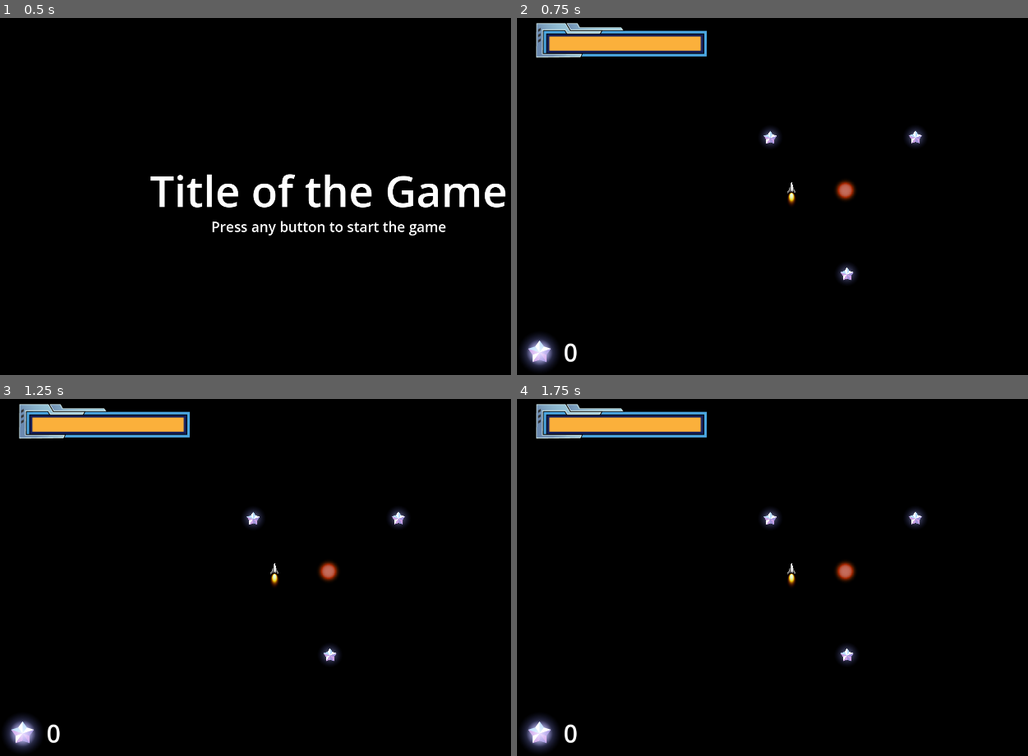
Above: before the commit, frames 1-4 (two rows, left to right).
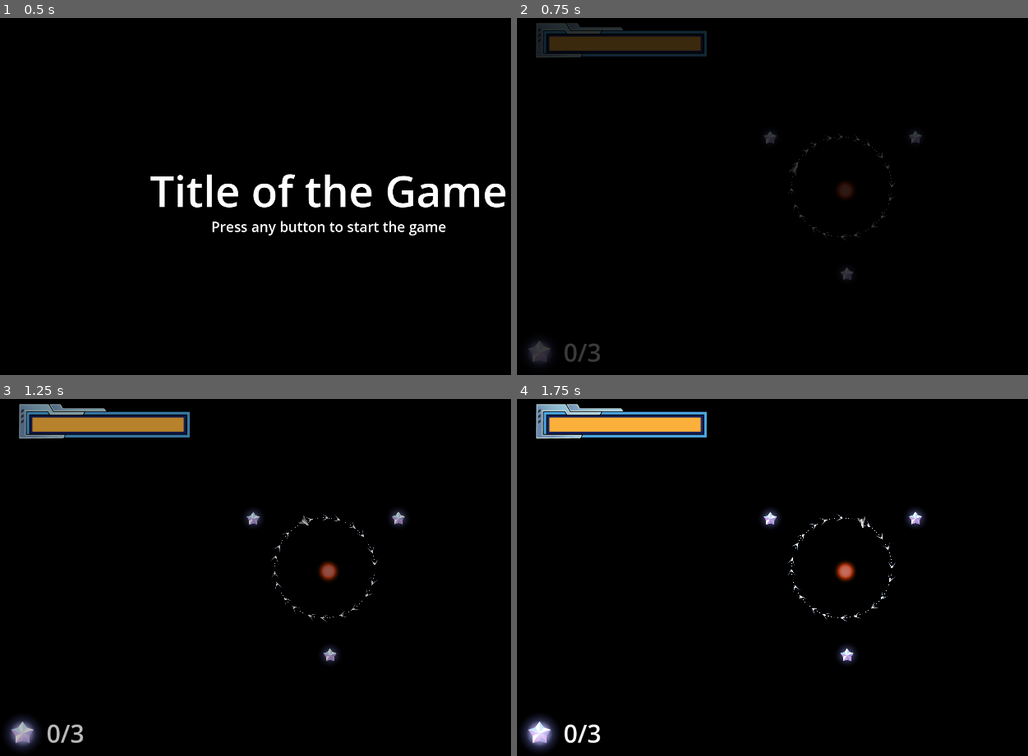
Above: after the commit, the same moments.

Repository: revanj/AstronautAndOrbit
Game: Godot game, scene res://Scenes/TitleScene.tscn
Same seed, same stepped clock (60 frames per second), same inputs: the game is played once before the commit and once after it. The engine's default icon, where the game draws it, is replaced by a stand-in: a white triangle on a blue panel in a dark square.
Inputs (mouse positions are in pixels of both pictures, inside the frame that each line leads up to):
- Up to frame 1 (0.5 s): no input
- Up to frame 2 (0.75 s): tap Enter at 0.5 s; move the mouse to (992, 171) at 0.52 s; hold D (thruster_right_turn) from 0.53 s (still down); click (992, 171) at 0.6 s
- Up to frame 3 (1.25 s): keep holding D (thruster_right_turn); click (475, 552) at 0.77 s; click (475, 552) at 1.07 s
- Up to frame 4 (1.75 s): release D (thruster_right_turn) at 1.25 s; drag from (716, 588) to (844, 570) at 1.27 s

Frame 1 is identical in both runs. In frame 2, 4.1% of the frame differs, in the area x 1-80%, y 1-99%; in frame 3, 3.0%; in frame 4, 0.3%.
Error before the commit: Parse Error: Class "UI" hides a global script class. (res://Scripts/UI.gd:2)

Commit message:
remove files

Diff:
--- a/CrystalCollect.tscn
+++ /dev/null
@@ -1,22 +0,0 @@
-[gd_scene load_steps=2 format=3 uid="uid://cpsqvdopnkhmy"]
-
-[ext_resource type="Texture2D" uid="uid://b0v12hvi7arcb" path="res://Art/EnergyStar.png" id="1_jgrr0"]
-
-[node name="CrystalCollect" type="HBoxContainer"]
-anchors_preset = 2
-anchor_top = 1.0
-anchor_bottom = 1.0
-offset_top = -132.0
-offset_right = 486.0
-grow_vertical = 0
-
-[node name="TextureRect" type="TextureRect" parent="."]
-custom_minimum_size = Vector2(30, 30)
-layout_mode = 2
-texture = ExtResource("1_jgrr0")
-expand_mode = 2
-
-[node name="Label" type="Label" parent="."]
-layout_mode = 2
-theme_override_font_sizes/font_size = 72
-text = "0"
--- a/DeathArea.gd
+++ /dev/null
@@ -1,10 +0,0 @@
-extends Area2D
-
-signal player_dead_by_out_of_bounds
-
-
-
-
-func _on_body_entered(body):
-	if body.is_in_group("spaceship"):
-		emit_signal("player_dead_by_out_of_bounds")
--- a/EndingScene.tscn
+++ /dev/null
@@ -1,25 +0,0 @@
-[gd_scene format=3 uid="uid://fxcd32lgl1eu"]
-
-[node name="Control" type="Control"]
-layout_mode = 3
-anchors_preset = 15
-anchor_right = 1.0
-anchor_bottom = 1.0
-grow_horizontal = 2
-grow_vertical = 2
-
-[node name="Label" type="Label" parent="."]
-layout_mode = 1
-anchors_preset = 8
-anchor_left = 0.5
-anchor_top = 0.5
-anchor_right = 0.5
-anchor_bottom = 0.5
-offset_left = -426.0
-offset_top = -112.0
-offset_right = 426.0
-offset_bottom = 112.0
-grow_horizontal = 2
-grow_vertical = 2
-theme_override_font_sizes/font_size = 161
-text = "Thank you!"
--- a/EnergyCrystal.gd
+++ /dev/null
@@ -1,16 +0,0 @@
-extends Area2D
-class_name EnergyCrystal
-
-signal crystal_collected
-
-@onready var sprite = $EnergyStarSprite
-
-func _on_body_entered(body:Node2D):
-	if body.is_in_group("spaceship"):
-		emit_signal("crystal_collected")
-		var tween = create_tween()
-		tween.set_parallel(true)
-		tween.tween_property(sprite, "modulate", Color.TRANSPARENT, 1)
-		tween.tween_property(sprite, "scale", Vector2(3,3), 1)
-		tween.set_parallel(false)
-		tween.tween_callback(self.queue_free)
--- a/EnergyStar.tscn
+++ /dev/null
@@ -1,26 +0,0 @@
-[gd_scene load_steps=5 format=3 uid="uid://co8brsgf1hgks"]
-
-[ext_resource type="Script" path="res://EnergyCrystal.gd" id="1_8l351"]
-[ext_resource type="Texture2D" uid="uid://dq7wwpq7xgpaq" path="res://Art/EnergyStar2.png" id="2_6kxlj"]
-[ext_resource type="Texture2D" uid="uid://c67pm3xjdfq50" path="res://Art/EnergyStarGlow.png" id="2_42wld"]
-
-[sub_resource type="CircleShape2D" id="CircleShape2D_tdw1y"]
-radius = 132.921
-
-[node name="EnergyCrystal" type="Area2D"]
-position = Vector2(-64, -182)
-scale = Vector2(0.159592, 0.159592)
-script = ExtResource("1_8l351")
-
-[node name="EnergyStarSprite2" type="Sprite2D" parent="."]
-modulate = Color(1, 1, 1, 0.658824)
-texture = ExtResource("2_42wld")
-
-[node name="EnergyStarSprite" type="Sprite2D" parent="."]
-texture = ExtResource("2_6kxlj")
-
-[node name="CollisionShape2D" type="CollisionShape2D" parent="."]
-visible = false
-shape = SubResource("CircleShape2D_tdw1y")
-
-[connection signal="body_entered" from="." to="." method="_on_body_entered"]
--- a/GameManager.gd
+++ /dev/null
@@ -1,36 +0,0 @@
-extends Node
-
-var levels = [
-	"res://TestLevels/TestOrbitalCorrection.tscn",
-	"res://TestLevels/TestThrusterStarShift.tscn",
-	"res://TestLevels/TestSimpleSlingshot.tscn",
-	"res://TestLevels/TestMultipleSlingshot.tscn",
-	"res://TestLevels/TestZigZag.tscn",
-	"res://TestLevels/TestWormHole.tscn",
-	"res://TestLevels/TestPulsars.tscn",
-	"res://TestLevels/TestWormHoleRedirection.tscn",
-	"res://TestLevels/TestBlackholeSlingshot.tscn"
-]
-
-var ending_level = "res://EndingScene.tscn"
-var title_scene = "res://TitleScene.tscn"
-
-var current_level: int = 0
-
-func find_current_level():
-	var scene_path = get_tree().current_scene.scene_file_path
-	if scene_path != "":
-		print("scene path", scene_path)
-		current_level = levels.find(scene_path, 0)
-		print("found current level", current_level)
-
-func load_next_level():
-	current_level += 1
-	if current_level < len(levels):
-		print("loading level", levels[current_level])
-		get_tree().change_scene_to_file(levels[current_level])
-	else:
-		get_tree().change_scene_to_file(ending_level)
-
-func start_game():
-	get_tree().change_scene_to_file(levels[0])
--- a/InputHandler.gd
+++ /dev/null
@@ -1,66 +0,0 @@
-extends Node2D
-#class_name InputHandler
-#
-#enum InputState {
-#	Normal,
-#	GetBigJump,
-#	TruePause
-#}
-#
-#var input_state = InputState.Normal
-#
-#
-#var brake_speed = 10
-#var turn_factor = 0.05
-#
-#@export var spaceship: Spaceship
-#@export var camera: Camera2D
-#
-#var cache_spaceship_velocity: Vector2
-#var drag_start_position: Vector2
-#
-#var max_jump_speed = 500
-#
-#func _physics_process(delta):
-#	match input_state:
-#		InputState.Normal:
-#			spaceship.hide_big_jump_display()
-#			if Input.is_action_just_pressed("big_jump"):
-#				cache_spaceship_velocity = spaceship.velocity
-#				drag_start_position = get_global_mouse_position()
-#				spaceship.process_mode = Node.PROCESS_MODE_DISABLED
-#				input_state = InputState.GetBigJump
-#			if Input.is_action_pressed("thruster_forward"):
-#				spaceship.add_thruster()
-#			else:
-#				spaceship.disable_flame()
-#			if Input.is_action_pressed("thruster_brake"):
-#				spaceship.velocity *= 0.95
-#			if Input.is_action_pressed("thruster_left_turn"):
-#				spaceship.turn_heading(-turn_factor)
-#			if Input.is_action_pressed("thruster_right_turn"):
-#				spaceship.turn_heading(turn_factor)
-#		InputState.GetBigJump:
-#			var mouse_velocity = (drag_start_position - get_global_mouse_position()) * 0.1
-#			spaceship.set_big_jump_display(
-#				mouse_velocity.length()/max_jump_speed, mouse_velocity.normalized())
-#
-#			if Input.is_action_just_pressed("cancel_big_jump"):
-#				spaceship.process_mode = Node.PROCESS_MODE_INHERIT
-#				spaceship.load_velocity(cache_spaceship_velocity)
-#				input_state = InputState.Normal
-#
-#			if Input.is_action_just_released("big_jump"):
-#				if mouse_velocity.length() > 10:
-#					spaceship.load_velocity(mouse_velocity)
-#					spaceship.show_big_jump_flame()
-#				spaceship.process_mode = Node.PROCESS_MODE_INHERIT
-#				input_state = InputState.Normal
-#			spaceship.velocity = mouse_velocity
-#
-#func _unhandled_input(event):
-#	if event is InputEventMouseButton && event.is_pressed():
-#		if event.button_index == MOUSE_BUTTON_WHEEL_UP:
-#			camera.zoom /= 1.1
-#		if event.button_index == MOUSE_BUTTON_WHEEL_DOWN:
-#			camera.zoom *= 1.1
--- a/Level.gd
+++ /dev/null
@@ -1,31 +0,0 @@
-extends Node2D
-class_name Level
-# This is the node that collects dependencies
-# lower level nodes will query this node for scattered dependencies
-
-@onready var crystals = $Crystals.get_children()
-@onready var ui:UI = $UI
-@onready var stars = get_tree().get_nodes_in_group("stars")
-@onready var spaceship:Spaceship = $Spaceship
-@onready var death_area = $DeathArea
-@onready var death_beams = get_tree().get_nodes_in_group("death_beam")
-
-func _ready():
-	# GameManager.find_current_level()
-
-	spaceship.fuel_changed.connect(ui._on_spaceship_fuel_changed)
-	spaceship.emit_signal("fuel_changed", spaceship.fuel_meter)
-
-	ui.total_crystals = len(crystals)
-	ui.update_crystal_label()
-	for c in crystals:
-		c = c as EnergyCrystal
-		c.crystal_collected.connect(ui._on_crystal_collected)
-
-	for s in stars:
-		s.player_dead_by_star.connect(ui._on_player_dead_by_star)
-
-	death_area.player_dead_by_out_of_bounds.connect(ui._on_player_dead_by_out_of_bounds)
-
-	for b in death_beams:
-		b.player_dead_by_star.connect(ui._on_player_dead_by_star)
--- a/LevelBase.tscn
+++ /dev/null
@@ -1,58 +0,0 @@
-[gd_scene load_steps=9 format=3 uid="uid://w6gs4ljwad72"]
-
-[ext_resource type="Script" path="res://Level.gd" id="1_6lo08"]
-[ext_resource type="PackedScene" uid="uid://d2docaei0vhfr" path="res://UI/UI.tscn" id="3_btes0"]
-[ext_resource type="Script" path="res://DeathArea.gd" id="4_uwhqr"]
-[ext_resource type="PackedScene" uid="uid://bb832x8inl183" path="res://Spaceship/Spaceship.tscn" id="5_jrsr5"]
-
-[sub_resource type="WorldBoundaryShape2D" id="WorldBoundaryShape2D_5tcth"]
-
-[sub_resource type="WorldBoundaryShape2D" id="WorldBoundaryShape2D_bpk0m"]
-normal = Vector2(1, 0)
-
-[sub_resource type="WorldBoundaryShape2D" id="WorldBoundaryShape2D_2ujbd"]
-normal = Vector2(-1, 0)
-
-[sub_resource type="WorldBoundaryShape2D" id="WorldBoundaryShape2D_7db1e"]
-normal = Vector2(0, 1)
-
-[node name="LevelBase" type="Node2D"]
-texture_filter = 1
-script = ExtResource("1_6lo08")
-
-[node name="Spaceship" parent="." instance=ExtResource("5_jrsr5")]
-process_mode = 0
-position = Vector2(-292, -4)
-
-[node name="Stars" type="Node2D" parent="."]
-
-[node name="Crystals" type="Node2D" parent="."]
-
-[node name="UI" parent="." instance=ExtResource("3_btes0")]
-
-[node name="Camera2D" type="Camera2D" parent="."]
-
-[node name="DeathArea" type="Area2D" parent="." groups=["death_area"]]
-script = ExtResource("4_uwhqr")
-
-[node name="CollisionShape2D" type="CollisionShape2D" parent="DeathArea"]
-position = Vector2(1, 643)
-shape = SubResource("WorldBoundaryShape2D_5tcth")
-debug_color = Color(0, 0.6, 0.701961, 0)
-
-[node name="CollisionShape2D2" type="CollisionShape2D" parent="DeathArea"]
-position = Vector2(-1150, -6)
-shape = SubResource("WorldBoundaryShape2D_bpk0m")
-debug_color = Color(0, 0.6, 0.701961, 0)
-
-[node name="CollisionShape2D3" type="CollisionShape2D" parent="DeathArea"]
-position = Vector2(1099, -6)
-shape = SubResource("WorldBoundaryShape2D_2ujbd")
-debug_color = Color(0, 0.6, 0.701961, 0)
-
-[node name="CollisionShape2D4" type="CollisionShape2D" parent="DeathArea"]
-position = Vector2(1, -651)
-shape = SubResource("WorldBoundaryShape2D_7db1e")
-debug_color = Color(0, 0.6, 0.701961, 0)
-
-[connection signal="body_entered" from="DeathArea" to="DeathArea" method="_on_body_entered"]
--- a/OrbitStar.gd
+++ /dev/null
@@ -1,15 +0,0 @@
-@tool
-extends GravityObject
-class_name OrbitStar
-
-@export var orbit_center: Node2D
-@export var orbit_rate: float
-@onready var parent = self.get_parent()
-@onready var radius = self.position.length()
-
-func _physics_process(delta):
-	if !Engine.is_editor_hint():
-		print("update star position")
-		var current_angle = position.angle()
-		var new_position = Vector2.from_angle(current_angle + deg_to_rad(orbit_rate) * delta)
-		position = new_position * radius
--- a/UI/UI.tscn
+++ b/Prefabs/UI/UI.tscn
@@ -1,7 +1,7 @@
 [gd_scene load_steps=6 format=3 uid="uid://d2docaei0vhfr"]
 
 [ext_resource type="Script" path="res://Scripts/UI.gd" id="1_ukvjj"]
-[ext_resource type="PackedScene" uid="uid://blcdi8y5tplqc" path="res://UI/DialogueBox.tscn" id="2_fb0ex"]
+[ext_resource type="PackedScene" uid="uid://blcdi8y5tplqc" path="res://Prefabs/UI/DialogueBox.tscn" id="2_fb0ex"]
 [ext_resource type="PackedScene" uid="uid://cpsqvdopnkhmy" path="res://Prefabs/CrystalCollect.tscn" id="3_d2oqe"]
 [ext_resource type="Texture2D" uid="uid://dun23vxn2v24p" path="res://Art/FuelBar.png" id="4_w1uil"]
 [ext_resource type="Texture2D" uid="uid://dy0ohkdf3i38c" path="res://Art/FuelBarFill.png" id="6_fbtm0"]
--- a/Spaceship.gd
+++ /dev/null
@@ -1,173 +0,0 @@
-extends CharacterBody2D
-class_name Spaceship
-
-
-# About the structure of the spaceship:
-# This script takes player inputs and outputs:
-#	velocity -> used to move and slide
-#	display_velocity -> grabbed by the star field to integrate and draw route
-#	heading -> used by the display to display spaceship heading
-
-var forward_speed = 0.5
-var brake_factor = 0.98
-var turn_factor = 0.05
-
-enum InputState {
-	Normal,
-	GetBigJump,
-	TruePause
-}
-
-signal fuel_changed
-signal big_jump_fuel_changed
-
-var input_state = InputState.Normal
-
-@onready var visual = $SpaceshipVisual
-@onready var big_jump_display = $BigJumpDisplay
-@onready var spaceship: Spaceship = self
-
-var velocity_cached = Vector2.INF
-var field_dir: Vector2
-var heading_direction: Vector2
-var display_velocity: Vector2
-
-var cache_spaceship_velocity: Vector2
-var drag_start_position: Vector2
-var max_jump_speed = 500
-
-var heading_delta = 0;
-
-var fuel_decrease_amount = 0.3
-var big_jump_fuel_amount = 30
-
-@export var starting_big_jump_fuel = 90
-@export var starting_fuel:float = 100
-
-@onready var star_field = $NavDisplay
-
-@export var starting_velocity:float:
-	set(value):
-		starting_velocity = value
-		if star_field != null:
-			star_field.queue_redraw()
-
-var fuel_meter: float = 100 :
-	set(value):
-		fuel_meter = value
-		emit_signal("fuel_changed", value)
-
-var big_jump_fuel: float = 90:
-	set(value):
-		big_jump_fuel = value
-		emit_signal("big_jump_fuel_changed", value)
-
-func _ready():
-	star_field.spaceship = self
-	load_velocity(-transform.y * starting_velocity)
-
-	fuel_meter = starting_fuel
-	big_jump_fuel = starting_big_jump_fuel
-
-func _physics_process(delta):
-	match input_state:
-		InputState.Normal:
-			spaceship.hide_big_jump_display()
-			if Input.is_action_just_pressed("big_jump"):
-				if (big_jump_fuel >= big_jump_fuel_amount):
-					cache_spaceship_velocity = spaceship.velocity
-					drag_start_position = get_global_mouse_position()
-					spaceship.velocity = Vector2.ZERO
-					input_state = InputState.GetBigJump
-			if Input.is_action_pressed("thruster_forward") && fuel_meter > 0:
-				spaceship.add_thruster()
-				fuel_meter -= fuel_decrease_amount
-			else:
-				spaceship.disable_flame()
-			if Input.is_action_pressed("thruster_brake") && fuel_meter > 0:
-				spaceship.velocity *= brake_factor
-				fuel_meter -= fuel_decrease_amount
-			if Input.is_action_pressed("thruster_left_turn"):
-				spaceship.turn_heading(-turn_factor)
-			if Input.is_action_pressed("thruster_right_turn"):
-				spaceship.turn_heading(turn_factor)
-
-			heading_direction = velocity.normalized().rotated(heading_delta)
-
-			velocity += field_dir * delta
-			display_velocity = velocity
-			visual.set_heading(heading_direction)
-
-		InputState.GetBigJump:
-			var mouse_velocity = (drag_start_position - get_global_mouse_position()) * 2
-			spaceship.set_big_jump_display(
-				mouse_velocity.length()/max_jump_speed, mouse_velocity.normalized())
-			if mouse_velocity.length() > 10:
-				display_velocity = mouse_velocity
-			else:
-				display_velocity = cache_spaceship_velocity
-
-			if Input.is_action_just_pressed("cancel_big_jump"):
-				spaceship.process_mode = Node.PROCESS_MODE_INHERIT
-				spaceship.load_velocity(cache_spaceship_velocity)
-				input_state = InputState.Normal
-
-			if Input.is_action_just_released("big_jump"):
-				big_jump_fuel -= big_jump_fuel_amount
-				if mouse_velocity.length() > 10:
-					spaceship.load_velocity(mouse_velocity)
-					spaceship.show_big_jump_flame()
-				input_state = InputState.Normal
-
-
-	if (velocity_cached != Vector2.INF):
-		velocity = velocity_cached
-		velocity_cached = Vector2.INF
-
-	star_field.trajectory_data = star_field.get_trajectory(
-		spaceship.global_position,
-		spaceship.display_velocity,
-		200, 1.0/30.0, 10)
-
-#	print("regen and redraw trajectory")
-	star_field.queue_redraw()
-
-	move_and_slide()
-
-
-
-func turn_heading(rad):
-	heading_delta += rad
-
-# this gurantees cached velocity to be loaded by next frame start
-func load_velocity(vel: Vector2):
-	velocity = vel
-	heading_direction = vel.normalized()
-
-func set_big_jump_display(strength: float, direction: Vector2):
-	big_jump_display.visible = true
-	big_jump_display.set_strength_direction(strength, direction)
-	visual.set_heading(direction)
-
-func hide_big_jump_display():
-	big_jump_display.visible = false
-
-func add_thruster():
-	velocity += heading_direction * forward_speed
-	$SpaceshipVisual/FlameRed.show()
-
-func disable_flame():
-	$SpaceshipVisual/FlameRed.hide()
-
-func show_big_jump_flame():
-	var tween = get_tree().create_tween()
-	tween.tween_property($SpaceshipVisual/FlameBlue, "modulate", Color.WHITE, 0.1)
-	tween.tween_property($SpaceshipVisual/FlameBlue, "modulate", Color.WHITE, 0.25)
-	tween.tween_property($SpaceshipVisual/FlameBlue, "modulate", Color.TRANSPARENT, 0.1)
-
-#func _unhandled_input(event):
-#	if event is InputEventMouseButton && event.is_pressed():
-#		if event.button_index == MOUSE_BUTTON_WHEEL_UP:
-#			camera.zoom /= 1.1
-#		if event.button_index == MOUSE_BUTTON_WHEEL_DOWN:
-#			camera.zoom *= 1.1
--- a/SpaceshipVisual.gd
+++ /dev/null
@@ -1,7 +0,0 @@
-extends Node2D
-
-func set_heading(dir:Vector2):
-	if (dir == Vector2.ZERO):
-		pass
-	else:
-		global_rotation = Vector2.UP.angle_to(dir)
--- a/StarFields.gd
+++ /dev/null
@@ -1,87 +0,0 @@
-extends Node2D
-class_name StarField
-# this class will collect all children of GravityObject
-# and give gravity strength at certain point
-# unfortunately it might be necessary to generate this per query
-# or at least update everytime something moves
-
-#var stars
-#
-#@onready var spaceship:Spaceship = $Spaceship
-#@export var arrow_texture: Texture
-#
-#var trajectory_data
-#
-#
-#
-#var half_texture_width: float
-#
-#class TrajectoryData:
-#	var points_arc
-#	var arrow_pos
-#	var arrow_dir
-#
-#func _ready():
-#	stars = get_children().filter(func(x:Node): return x.has_method("get_gravity_vector"))
-#	half_texture_width = arrow_texture.get_width()/2
-#	spaceship.star_field = self
-#
-#func get_field_at(pos):
-#	var result = Vector2.ZERO
-#	for star in stars:
-#		result += star.get_gravity_vector(pos)
-#	return result
-#
-#func _physics_process(delta):
-#	spaceship.field_dir = get_field_at(spaceship.global_position)
-#
-#
-#func get_trajectory(start_pos, start_vel, nb_points, dt, ds):
-#	var points_arc = PackedVector2Array()
-#	var arrow_pos = PackedVector2Array()
-#	var arrow_directions = PackedVector2Array()
-#
-#	points_arc.push_back(start_pos)
-#	var current_point = start_pos
-#	var current_vel = start_vel
-#	var s_accumulate = 0
-#	for i in range(nb_points + 1):
-#		var s = current_vel * dt
-#		current_point = current_point + s
-#		current_vel = current_vel + get_field_at(current_point) * dt
-#		s_accumulate += 1
-#		if s_accumulate >= ds:
-#			arrow_pos.push_back(current_point)
-#			arrow_directions.push_back(current_vel)
-#			s_accumulate = 0
-#		points_arc.push_back(current_point)
-#	var ret = TrajectoryData.new()
-#	ret.points_arc = points_arc
-#	ret.arrow_pos = arrow_pos
-#	ret.arrow_dir = arrow_directions
-#	return ret
-#
-#func _process(delta):
-#	queue_redraw()
-#
-#func _draw():
-#	var color = Color(1.0, 1.0, 1.0)
-#	var nb_points = 200
-#
-#
-#
-#	var points_arc = trajectory_data.points_arc
-#	var arrow_pos = trajectory_data.arrow_pos
-#	var arrow_dir = trajectory_data.arrow_dir
-#
-#	draw_set_transform(Vector2.ZERO, 0)
-#	for index_point in range(nb_points):
-#		draw_circle(points_arc[index_point], 1, color)
-#
-#	for index_point in range(len(arrow_pos)):
-#		draw_set_transform(
-#			arrow_pos[index_point],
-#			Vector2.DOWN.angle_to(arrow_dir[index_point]) + PI,
-#			Vector2(0.08, 0.08)
-#		)
-#		draw_texture(arrow_texture, Vector2(-half_texture_width, 0))
--- a/TestLevels/LevelBase.tscn
+++ b/TestLevels/LevelBase.tscn
@@ -1,7 +1,7 @@
 [gd_scene load_steps=9 format=3 uid="uid://w6gs4ljwad72"]
 
 [ext_resource type="Script" path="res://Scripts/Level.gd" id="1_6lo08"]
-[ext_resource type="PackedScene" uid="uid://d2docaei0vhfr" path="res://UI/UI.tscn" id="3_btes0"]
+[ext_resource type="PackedScene" uid="uid://d2docaei0vhfr" path="res://Prefabs/UI/UI.tscn" id="3_btes0"]
 [ext_resource type="Script" path="res://Scripts/DeathArea.gd" id="4_uwhqr"]
 [ext_resource type="PackedScene" uid="uid://bb832x8inl183" path="res://Spaceship/Spaceship.tscn" id="5_jrsr5"]
 
--- a/TitleScene.gd
+++ /dev/null
@@ -1,5 +0,0 @@
-extends Control
-
-func _input(event):
-	if event is InputEventMouseButton || event is InputEventKey:
-		GameManager.start_game()
--- a/TitleScene.tscn
+++ /dev/null
@@ -1,44 +0,0 @@
-[gd_scene load_steps=2 format=3 uid="uid://cg5ubv3334ejy"]
-
-[ext_resource type="Script" path="res://TitleScene.gd" id="1_jqqe4"]
-
-[node name="Control" type="Control"]
-layout_mode = 3
-anchors_preset = 15
-anchor_right = 1.0
-anchor_bottom = 1.0
-grow_horizontal = 2
-grow_vertical = 2
-script = ExtResource("1_jqqe4")
-
-[node name="Label" type="Label" parent="."]
-layout_mode = 1
-anchors_preset = 8
-anchor_left = 0.5
-anchor_top = 0.5
-anchor_right = 0.5
-anchor_bottom = 0.5
-offset_left = -20.0
-offset_top = -13.0
-offset_right = 20.0
-offset_bottom = 13.0
-grow_horizontal = 2
-grow_vertical = 2
-theme_override_font_sizes/font_size = 126
-text = "Title of the Game"
-
-[node name="Label2" type="Label" parent="."]
-layout_mode = 1
-anchors_preset = 8
-anchor_left = 0.5
-anchor_top = 0.5
-anchor_right = 0.5
-anchor_bottom = 0.5
-offset_left = -307.0
-offset_top = 78.0
-offset_right = 307.0
-offset_bottom = 138.0
-grow_horizontal = 2
-grow_vertical = 2
-theme_override_font_sizes/font_size = 41
-text = "Press any button to start the game"
--- a/TrajectoryDraw.gd
+++ /dev/null
@@ -1,11 +0,0 @@
-extends Node
-
-
-# Called when the node enters the scene tree for the first time.
-func _ready():
-	pass # Replace with function body.
-
-
-# Called every frame. 'delta' is the elapsed time since the previous frame.
-func _process(delta):
-	pass
--- a/Triangle_Orange.svg
+++ /dev/null
@@ -1,4 +0,0 @@
-<?xml version="1.0" encoding="UTF-8"?>
-<svg width="200" height="200" version="1.1" xmlns="http://www.w3.org/2000/svg">
- <path d="m0 200 100-200 100 200z" fill="#ff8040"/>
-</svg>
--- a/UI.gd
+++ /dev/null
@@ -1,48 +0,0 @@
-extends CanvasLayer
-class_name UI
-
-var crystals_collected = 0
-var total_crystals = 0
-@onready var crystal_label:Label = $CrystalCollect/Label
-@onready var fuel_progress_bar = $FuelMeter/FuelProgress
-@onready var facade = $Facade
-
-func _ready():
-	facade.color = Color.BLACK
-	facade.show()
-	facade_clear_await()
-	get_tree().current_scene.scene_file_path
-
-func _on_spaceship_fuel_changed(fuel):
-	fuel_progress_bar.value = fuel
-
-func _on_crystal_collected():
-	crystals_collected += 1
-	update_crystal_label()
-	if crystals_collected == total_crystals:
-		facade_darken_await()
-		print("calling load_next_level")
-		GameManager.load_next_level()
-
-func update_crystal_label():
-	crystal_label.text = str(crystals_collected) + "/" + str(total_crystals)
-
-func _on_player_dead_by_star():
-	facade_darken_await()
-	get_tree().reload_current_scene()
-
-func _on_player_dead_by_out_of_bounds():
-	facade_darken_await()
-	get_tree().reload_current_scene()
-
-func facade_clear_await():
-	var tween = get_tree().create_tween()
-	tween.tween_property(facade, "color", Color(0,0,0,0), 1)
-	await tween.finished
-	facade.hide()
-
-func facade_darken_await():
-	var tween = get_tree().create_tween()
-	facade.show()
-	tween.tween_property(facade, "color", Color.BLACK, 1)
-	await tween.finished
--- a/WormholePair.gd
+++ /dev/null
@@ -1,30 +0,0 @@
-extends Node2D
-
-@onready var area2d2 = $Wormhole2/Area2D2
-@onready var area2d = $Wormhole/Area2D
-
-
-var can_teleport_area2d = true
-var can_teleport_area2d_2 = true
-
-func _on_area_2d_body_entered(body):
-	if can_teleport_area2d:
-		var delta_pos = area2d.global_position - body.global_position
-		body.global_position = area2d2.global_position - delta_pos
-		can_teleport_area2d_2 = false
-
-
-func _on_area_2d_2_body_entered(body):
-	if can_teleport_area2d_2:
-		var delta_pos = area2d2.global_position - body.global_position
-		body.global_position = area2d.global_position - delta_pos
-		can_teleport_area2d = false
-
-
-func _on_area_2d_2_body_exited(body):
-	can_teleport_area2d_2 = true
-
-
-
-func _on_area_2d_body_exited(body):
-	can_teleport_area2d = true
--- a/WormholePair.tscn
+++ /dev/null
@@ -1,31 +0,0 @@
-[gd_scene load_steps=4 format=3 uid="uid://db2kox2r462sm"]
-
-[ext_resource type="PackedScene" uid="uid://cdl2c78ntdfc8" path="res://Planets/Wormhole/Wormhole.tscn" id="1_4rlku"]
-[ext_resource type="Script" path="res://WormholePair.gd" id="1_bjyp3"]
-
-[sub_resource type="CircleShape2D" id="CircleShape2D_7ak03"]
-radius = 36.0555
-
-[node name="WormholePair" type="Node2D"]
-script = ExtResource("1_bjyp3")
-
-[node name="Wormhole" parent="." instance=ExtResource("1_4rlku")]
-position = Vector2(-242, -5)
-
-[node name="Area2D" type="Area2D" parent="Wormhole"]
-
-[node name="CollisionShape2D" type="CollisionShape2D" parent="Wormhole/Area2D"]
-shape = SubResource("CircleShape2D_7ak03")
-
-[node name="Wormhole2" parent="." instance=ExtResource("1_4rlku")]
-position = Vector2(241, 6)
-
-[node name="Area2D2" type="Area2D" parent="Wormhole2"]
-
-[node name="CollisionShape2D2" type="CollisionShape2D" parent="Wormhole2/Area2D2"]
-shape = SubResource("CircleShape2D_7ak03")
-
-[connection signal="body_entered" from="Wormhole/Area2D" to="." method="_on_area_2d_body_entered"]
-[connection signal="body_exited" from="Wormhole/Area2D" to="." method="_on_area_2d_body_exited"]
-[connection signal="body_entered" from="Wormhole2/Area2D2" to="." method="_on_area_2d_2_body_entered"]
-[connection signal="body_exited" from="Wormhole2/Area2D2" to="." method="_on_area_2d_2_body_exited"]
--- a/orange_circle.svg
+++ /dev/null
@@ -1,7 +0,0 @@
-<?xml version="1.0" encoding="UTF-8"?>
-<svg xmlns="http://www.w3.org/2000/svg" width="20" height="20" viewBox="0 0 20 20">
-	<title>
-		orange_circle
-	</title><g fill="#ff5d00">
-	<circle cx="9.85" cy="10" r="9"/>
-</g></svg>
Renamed: UI/DialogueBox.tscn -> Prefabs/UI/DialogueBox.tscn
Renamed: UI/FuelMeter.tscn -> Prefabs/UI/FuelMeter.tscn
Not shown, removed: Triangle_Orange.svg.import
Not shown, removed: orange_circle.svg.import
